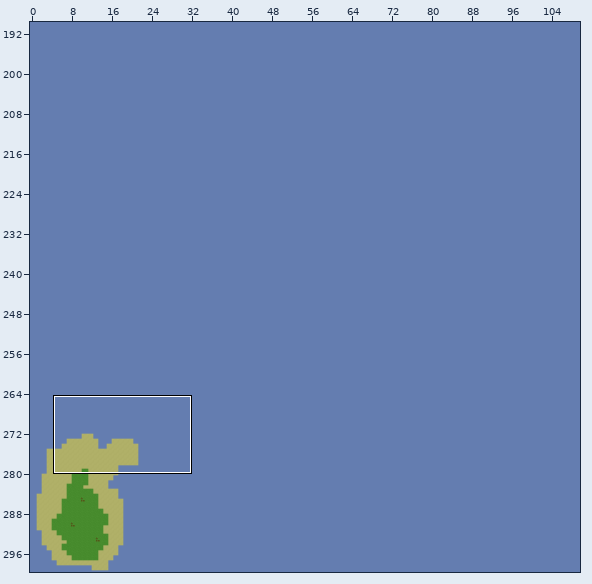
An edit to a level. Tiled map, core/assets/TestMap.tmx. Above, an overview of the earlier version with the close-up marked.
Close-up. Before the edit:
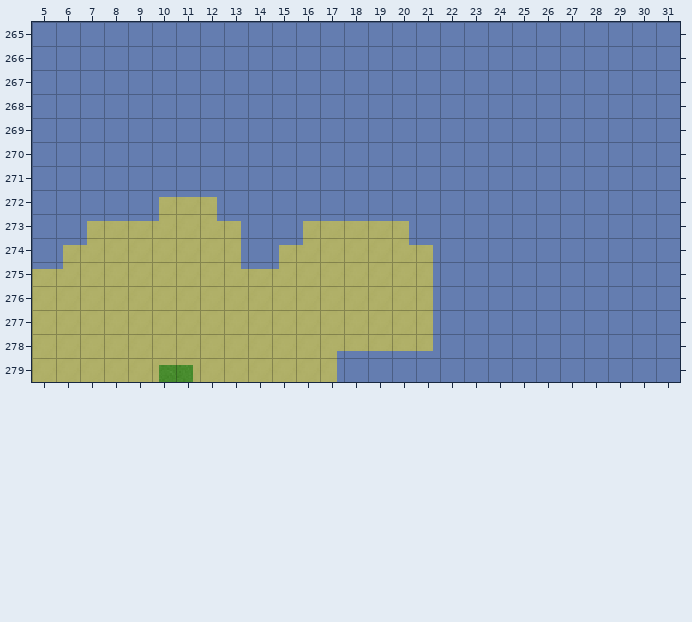
Cells are 16x16 px. Shown: x 5..31, y 265..279. The commit also changed other parts of the map, which this record leaves out.
After:
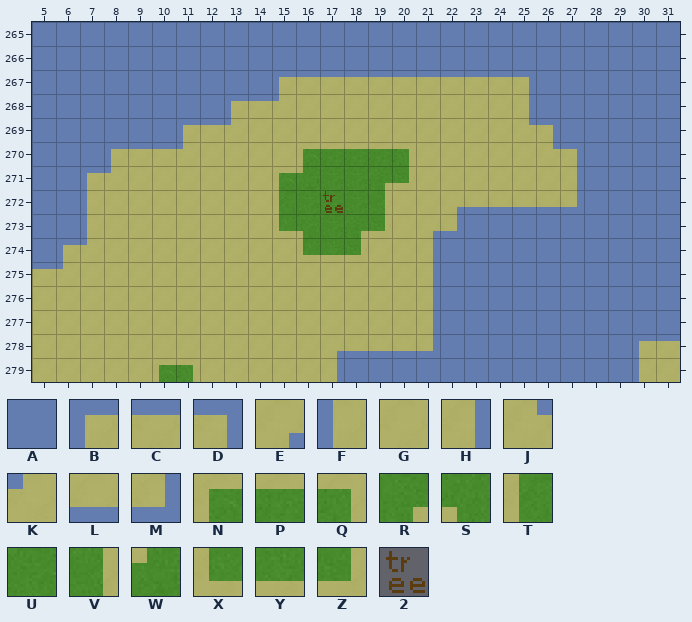
Key: from "Tiles": A 0, B 16, C 17, D 18, E 19, F 32, G 33, H 34, J 35, K 36, L 49, M 50, N 64, P 65, Q 66, R 67, S 68, T 80, U 81, V 82, W 84, X 96, Y 97, Z 98, 2 112.
_ is an empty cell.
Tiles replaced or removed in this view: A, B, C, D, G, H, J, K.
Diff:
Changed rows in their new state; . is an unchanged cell.
Layer "Main":
first column x 7:
267 ........BCCCCCCCCCD......
268 ......BCKGGGGGGGGGH......
269 ....BCKGGGGGGGGGGGJD.....
270 .BCCKGGGGNPPPQGGGGGJD....
271 BKGGGGGGNWUURZGGGGGGH....
272 FGGGGGGGTUUUVGGELLLLM....
273 FGGG.GGGXSURZGEM.........
274 ......GGGXYZ.GH..........
275 ......GGG................
278 .......................BC
279 .......................FG
Layer "Objects":
first column x 17:
272 2
